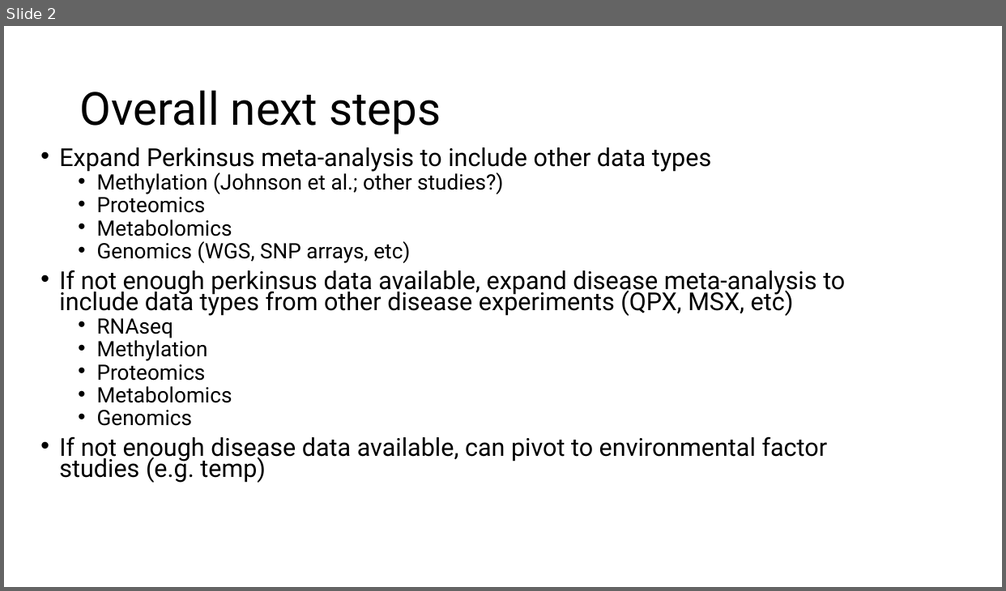
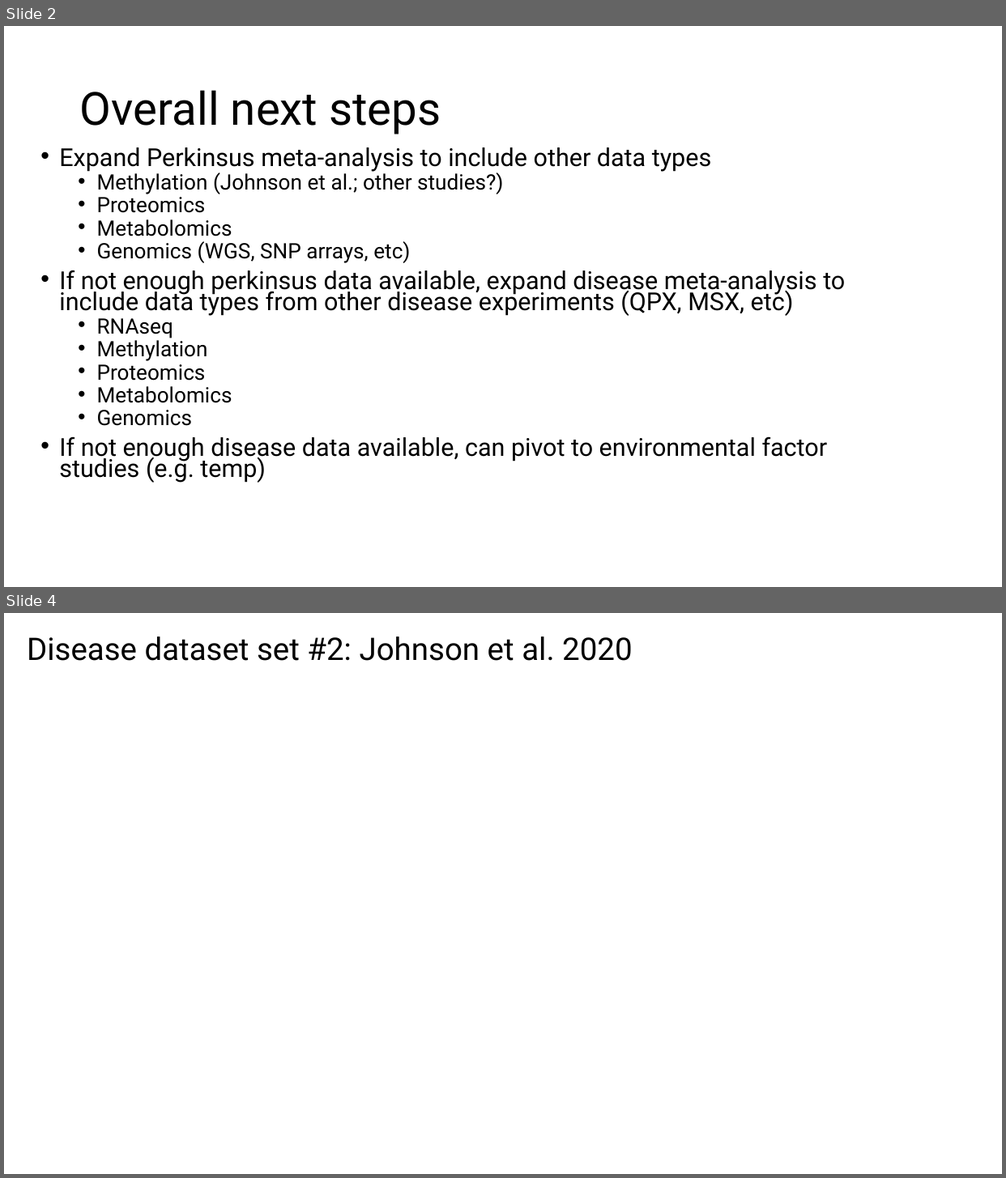
Before and after one commit to Resilience-Biomarkers-for-Aquaculture/Cvirg_Pmarinus_RNAseq, a slide deck: analysis_ideas.pptx. Shown one above the other, each under a label of ours: slide 2 before the commit, slides 2 and 4 after it; the slides between them are not shown. The pictures are 1006x591 and 1006x1178 pixels, drawn with LibreOffice and Linux fonts; fonts in the diff are those of the drawing. Boxes give left, top, right and bottom in pixels: in the first picture for what was removed or moved away, otherwise in the second. Text is boxed around its words. In the diff, an @@ line names an element or a change of style, - is before the commit and + after.

Commit message:
edited samplesheet dataset3 and analysis ideas with disease datasets

```diff
--- a/analysis_ideas.pptx
+++ b/analysis_ideas.pptx
@@ slide 4 added at [4, 613, 1002, 1174], background #FFFFFF @@
@@ title added at [27, 636, 632, 661], 30 pt, text #000000 @@
+Disease dataset set #2: Johnson et al. 2020
```
Also in this commit, not shown: 3 other slides added, 2 other files.
